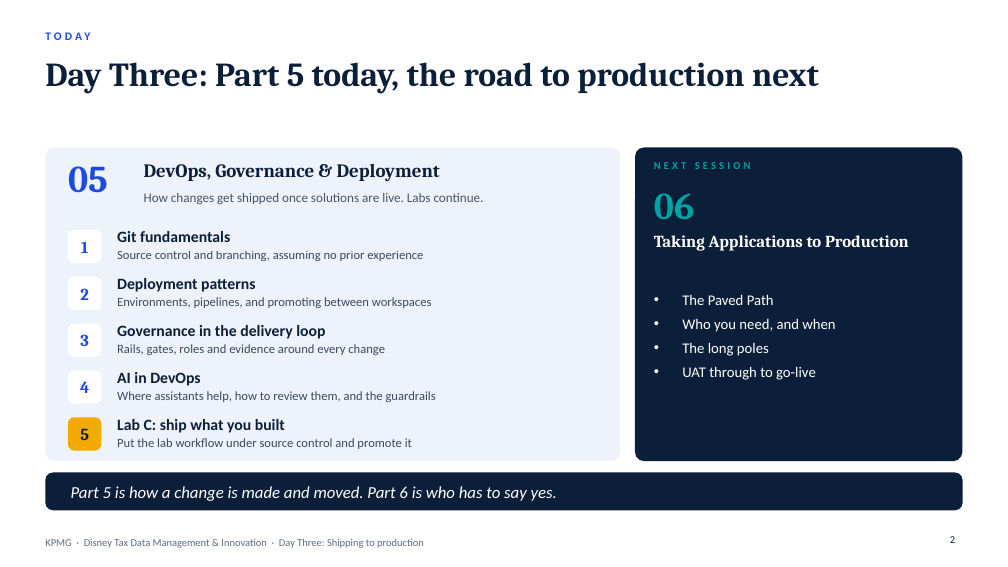
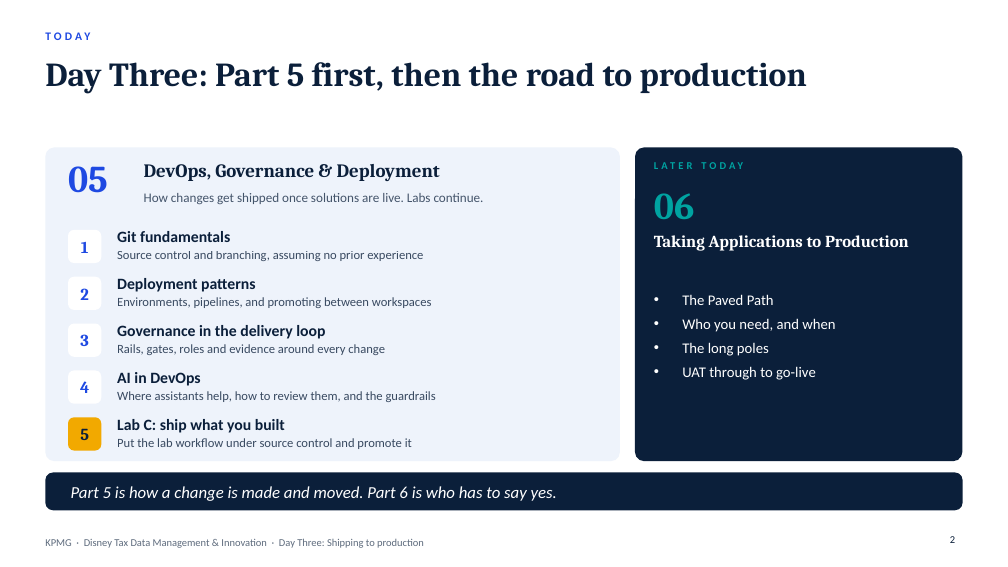
Before and after one commit to jveingrad/default, a slide deck: slide 2 of Disney Fabric Training and Enablement - Day Three Shipping to Production.pptx. Drawn at 1008x567 pixels with LibreOffice and Linux fonts; fonts in the diff are those of the drawing. Boxes give left, top, right and bottom in pixels: in the first picture for what was removed or moved away, otherwise in the second. Text is boxed around its words. In the diff, an @@ line names an element or a change of style, - is before the commit and + after.

```diff
--- a/Disney Fabric Training and Enablement - Day Three Shipping to Production.pptx
+++ b/Disney Fabric Training and Enablement - Day Three Shipping to Production.pptx
@@ title at bbox=[45, 62, 807, 94]: text changed @@
-Day Three: Part 5 today, the road to production next
+Day Three: Part 5 first, then the road to production
@@ text at bbox=[654, 162, 751, 169]: text changed @@
-NEXT SESSION
+LATER TODAY
```
Also in this commit, not shown: 2 other slides changed, 24 slides added, 1 slide removed.
